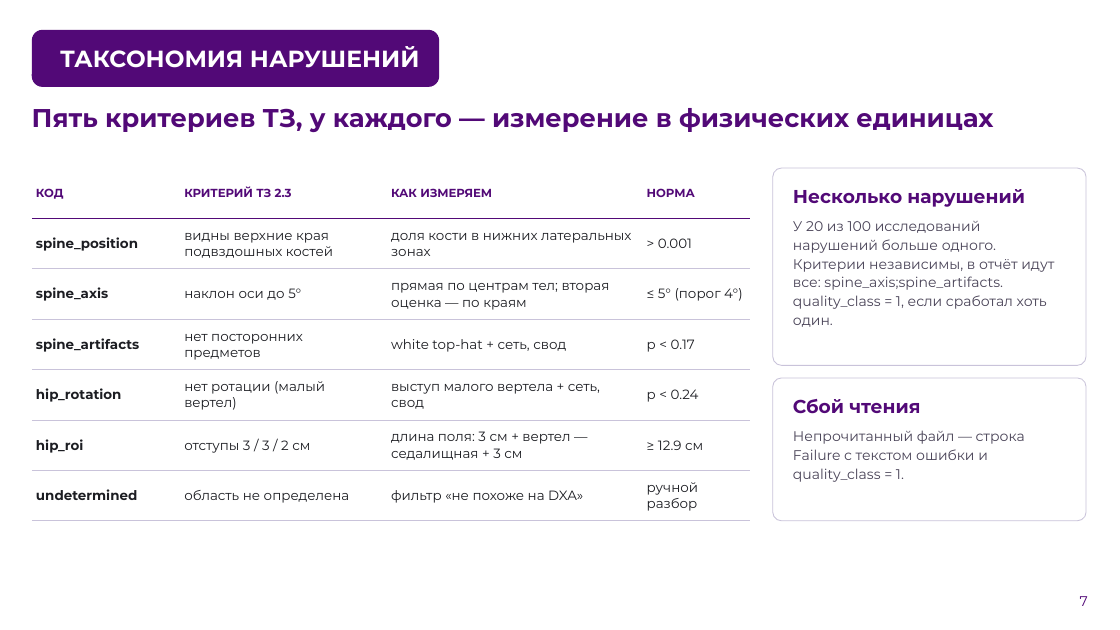
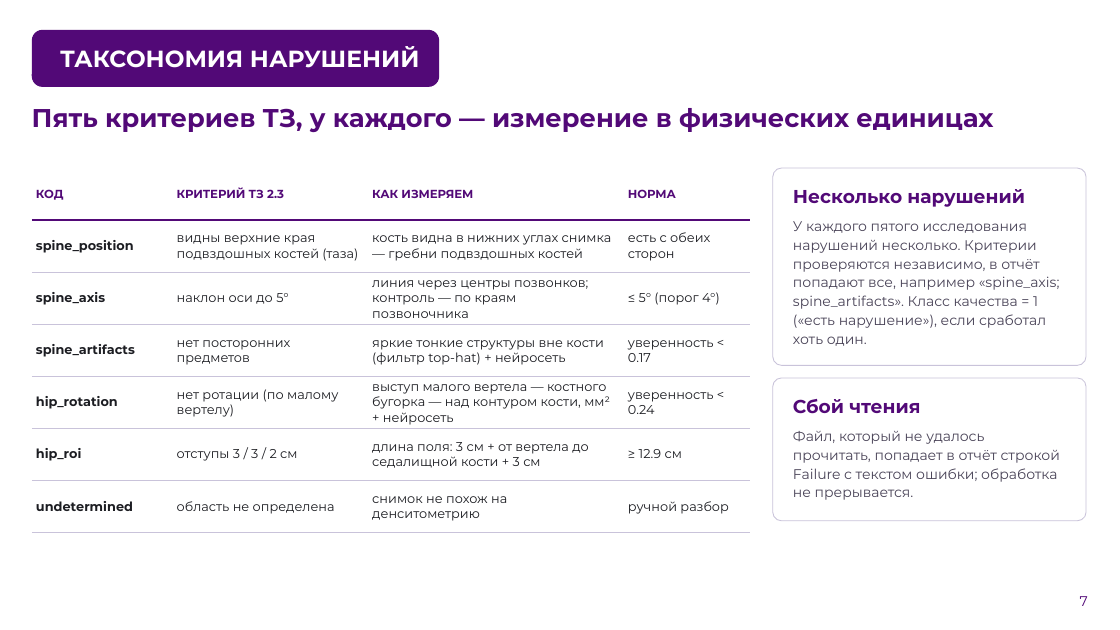
Before and after one commit to theorcos239/LCT_2026, a slide deck: slide 7 of docs/presentation/DXA_QC_pitch.pptx. Drawn at 1120x630 pixels with LibreOffice and Linux fonts; fonts in the diff are those of the drawing; background and template pictures are left out. Boxes give left, top, right and bottom in pixels: in the first picture for what was removed or moved away, otherwise in the second. Text is boxed around its words. In the diff, an @@ line names an element or a change of style, - is before the commit and + after.

```diff
--- a/docs/presentation/DXA_QC_pitch.pptx
+++ b/docs/presentation/DXA_QC_pitch.pptx
@@ table at (32,168,750,533) @@
-row 2: spine_position | видны верхние края подвздошных костей | доля кости в нижних латеральных зонах | > 0.001
+row 2: spine_position | видны верхние края подвздошных костей (таза) | кость видна в нижних углах снимка — гребни подвздошных костей | есть с обеих сторон
-row 3, column 3: прямая по центрам тел; вторая оценка — по краям
+row 3, column 3: линия через центры позвонков; контроль — по краям позвоночника
-row 4, column 3: white top-hat + сеть, свод
+row 4, column 3: яркие тонкие структуры вне кости (фильтр top-hat) + нейросеть
-row 4, column 4: p < 0.17
+row 4, column 4: уверенность < 0.17
-row 5: hip_rotation | нет ротации (малый вертел) | выступ малого вертела + сеть, свод | p < 0.24
+row 5: hip_rotation | нет ротации (по малому вертелу) | выступ малого вертела — костного бугорка — над контуром кости, мм² + нейросеть | уверенность < 0.24
-row 6, column 3: длина поля: 3 см + вертел — седалищная + 3 см
+row 6, column 3: длина поля: 3 см + от вертела до седалищной кости + 3 см
-row 7, column 3: фильтр «не похоже на DXA»
+row 7, column 3: снимок не похож на денситометрию
@@ size 11.5 to 11 pt in "spine_position", "spine_axis", "наклон оси до 5°", "≤ 5° (порог 4°)" and 9 more places @@
@@ text at (793,221,1060,346): text changed @@
-У 20 из 100 исследований нарушений больше одного. Критерии независимы, в отчёт идут все: spine_axis;spine_artifacts. quality_class = 1, если сработал хоть один.
+У каждого пятого исследования нарушений несколько. Критерии проверяются независимо, в отчёт попадают все, например «spine_axis; spine_artifacts». Класс качества = 1 («есть нарушение»), если сработал хоть один.
@@ text at (793,431,1060,500): text changed @@
-Непрочитанный файл — строка Failure с текстом ошибки и quality_class = 1.
+Файл, который не удалось прочитать, попадает в отчёт строкой Failure с текстом ошибки; обработка не прерывается.
```
Also in this commit, not shown: 23 other slides changed, 1 slide added, 1 slide removed, 32 other files.
